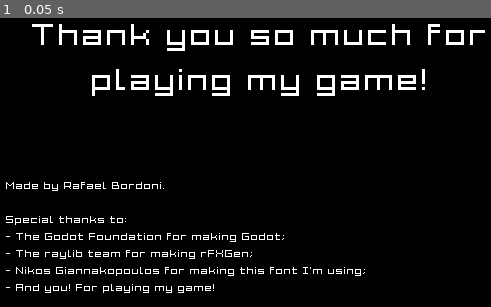
Above: before the commit, frame 1.
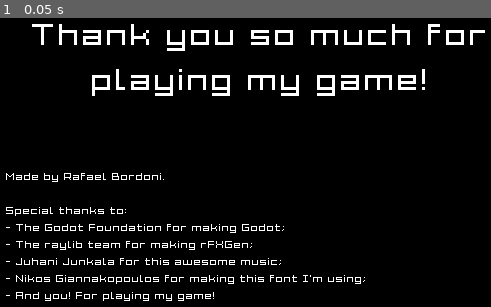
Above: after the commit, the same moment.

Repository: eldskald/acerola-jam-0
Game: Godot game, scene res://levels/outro/outro.tscn
Same seed, same stepped clock (60 frames per second), same inputs: the game is played once before the commit and once after it. This scene is started directly instead of the project's main scene.
Inputs:
- Up to frame 1 (0.05 s): no input

The runs differ from the first frame. In frame 1, 4.2% of the frame differs, in the area x 1-75%, y 53-98%.

Commit message:
Add music

Diff:
--- a/project/globals/globals.gd
+++ b/project/globals/globals.gd
@@ -16,6 +16,8 @@
 	$Throw1, $Throw2, $Throw3, $Throw4
 ]
 @onready var _explosion_time_cooldown: Timer = $ExplosionTimeCooldown
+@onready var _intro_outro_bgm: AudioStreamPlayer = $IntroOutroMusic
+@onready var _action_bgm: AudioStreamPlayer = $ActionMusic
 
 var _current_level: int = 0
 var _stashes: Array[bool] = []
@@ -70,6 +72,21 @@
 	_select_sound.play()
 
 
+func play_intro_outro_music() -> void:
+	_action_bgm.stop()
+	_intro_outro_bgm.play()
+
+
+func play_action_music() -> void:
+	_intro_outro_bgm.stop()
+	_action_bgm.play()
+
+
+func stop_music() -> void:
+	_action_bgm.stop()
+	_intro_outro_bgm.stop()
+
+
 func go_to_intro() -> void:
 	_main.change_scene(_intro)
 
@@ -102,6 +119,7 @@
 		)
 	else:
 		go_to_outro()
+		play_intro_outro_music()
 
 
 func save_obtained_stash() -> void:
--- a/project/globals/globals.tscn
+++ b/project/globals/globals.tscn
@@ -17,6 +17,8 @@
 [ext_resource type="AudioStream" uid="uid://d3o25fdojpafc" path="res://assets/sfx/throw-2.wav" id="12_hgy20"]
 [ext_resource type="AudioStream" uid="uid://dpjtwh17d7yle" path="res://assets/sfx/throw-3.wav" id="13_okh2h"]
 [ext_resource type="AudioStream" uid="uid://clf8gy00q2msu" path="res://assets/sfx/throw-4.wav" id="14_j5va6"]
+[ext_resource type="AudioStream" uid="uid://xiierp4eq4ui" path="res://assets/bgm/intro-outro.ogg" id="18_xolea"]
+[ext_resource type="AudioStream" uid="uid://22e57x1dua47" path="res://assets/bgm/action.ogg" id="19_wc3l7"]
 
 [node name="Globals" type="Node"]
 script = ExtResource("1_61u7e")
@@ -69,3 +71,11 @@
 [node name="ExplosionTimeCooldown" type="Timer" parent="."]
 wait_time = 0.4
 one_shot = true
+
+[node name="IntroOutroMusic" type="AudioStreamPlayer" parent="."]
+stream = ExtResource("18_xolea")
+bus = &"Music"
+
+[node name="ActionMusic" type="AudioStreamPlayer" parent="."]
+stream = ExtResource("19_wc3l7")
+bus = &"Music"
--- a/project/levels/intro/intro.gd
+++ b/project/levels/intro/intro.gd
@@ -53,6 +53,7 @@
 				_first_timer.start()
 			6:
 				Globals.play_explosion_sound(0)
+				Globals.stop_music()
 				_label.hide()
 				_last_timer.start()
 			_:
@@ -65,6 +66,7 @@
 
 
 func _on_first_timer_timeout():
+	Globals.play_intro_outro_music()
 	_label.text = MESSAGE_1
 	_anim.stop()
 	_anim.play("show_text")
@@ -74,3 +76,4 @@
 
 func _on_last_timer_timeout():
 	Globals.go_to_level(1)
+	Globals.play_action_music()
--- a/project/levels/outro/outro.tscn
+++ b/project/levels/outro/outro.tscn
@@ -32,6 +32,7 @@
 Special thanks to:
 - The Godot Foundation for making Godot;
 - The raylib team for making rFXGen;
+- Juhani Junkala for this awesome music;
 - Nikos Giannakopoulos for making this font I'm using;
 - And you! For playing my game!"
 vertical_alignment = 1
Not shown, added: project/assets/bgm/action.ogg.import
Not shown, added: project/assets/bgm/intro-outro.ogg.import
Not shown: 1 places in project/globals/globals.tscn that only renumber resources
Not shown, added: project/assets/bgm/LICENSE
Not shown, added: project/assets/bgm/action.ogg
Not shown, added: project/assets/bgm/intro-outro.ogg
